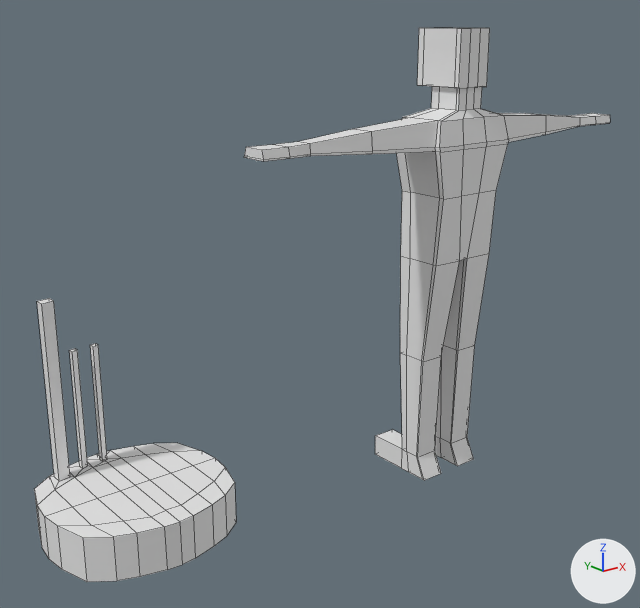
A saved change to the Blender file art/models/props/soul_cage.blend.
One viewpoint serves both versions: a camera (50 mm lens) standing at (-1.203, -2.515, 1.894) and looking at (0.892, 0.104, 0.846). The lights are fixed; the arrows at lower right show +X, +Y and +Z. The picture after the commit comes second. Mesh edges are drawn as thin lines.

Objects in the first picture: 'Cube', 'reference'.
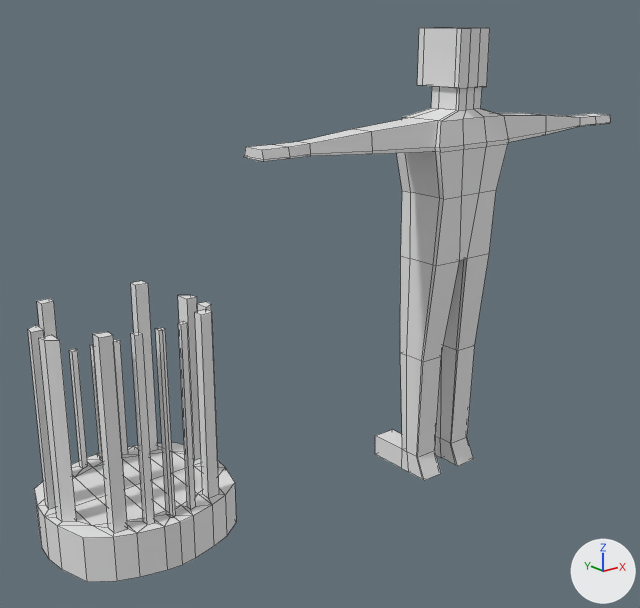
What differs and where, as boxes [x1, y1, x2, y2] in the pictures (640 x 608 px):
'Cube', reshaped
    before: [34, 298, 236, 582]
    after: [28, 281, 236, 582]
part 1 of me_cube, built on
    before: [37, 343, 225, 537]
    after: [28, 281, 225, 537]

What the commit changed:
me_cube is used by ob_cube; location (0.0, 0.0, 1.736); scale (0.309, 0.309, 0.309).
me_cube had 95 vertices, 83 faces and spanned x -1.04..1.04, y -0.97..0.97, z -4.85..-2.26.
me_cube now has 193 vertices, 180 faces and spans x -1.04..1.04, y -0.97..0.97, z -4.85..-2.26.
Part 1, on me_cube:
4 vertices are removed from x 0.04, y 0.78..0.85, z -4.35..-2.92.
20 faces are deleted.
60 vertices are added at x -0.95..0.95, y -0.86..0.84, z -4.35..-2.91.
16 new vertices lie (0.0, 0.0, 1.97) away from vertices in x -0.95..0.95, y -0.3..0.3, z -4.34.
14 new vertices lie (0.0, 0.0, 2.05) away from vertices in x -0.29..0.29, y -0.84..-0.73, z -4.35..-4.34.
12 new vertices lie (0.0, 0.0, 2.08) away from vertices in x -0.62..0.62, y -0.76..0.76, z -4.34.
117 new faces join them.
